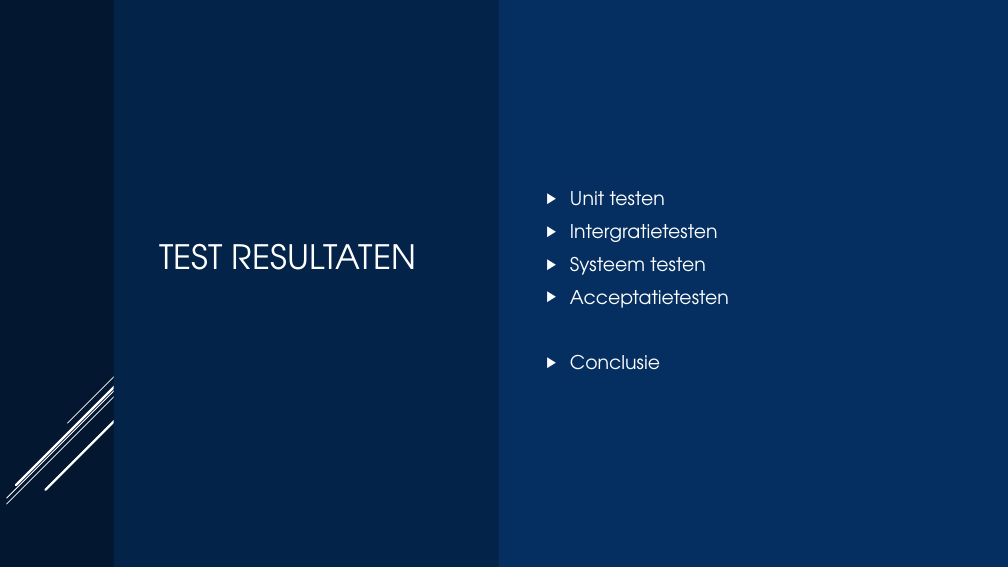
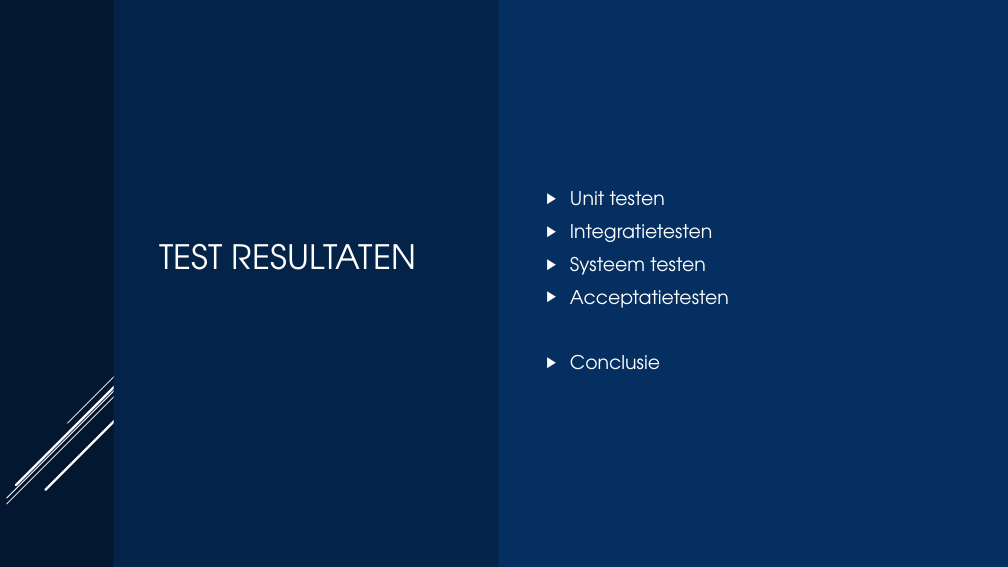
Before and after one commit to 2nd-factor/docs, a slide deck: slide 5 of 2nd-Factor.pptx. Drawn at 1008x567 pixels with LibreOffice and Linux fonts; fonts in the diff are those of the drawing. Boxes give left, top, right and bottom in pixels: in the first picture for what was removed or moved away, otherwise in the second. Text is boxed around its words. In the diff, an @@ line names an element or a change of style, - is before the commit and + after.

```diff
--- a/2nd-Factor.pptx
+++ b/2nd-Factor.pptx
@@ text at (570,224,712,242): text changed @@
-▶ Intergratietesten
+▶ Integratietesten
```
Also in this commit, not shown: 2 other slides changed.
